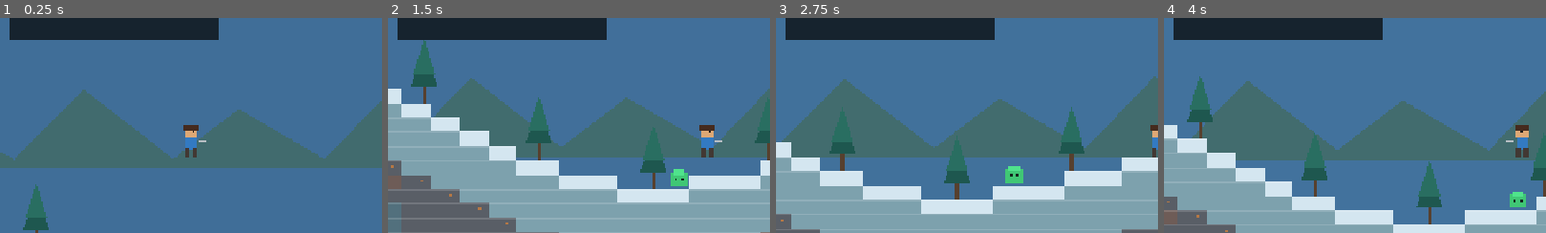
Above: before the commit, frames 1-4 (left to right).
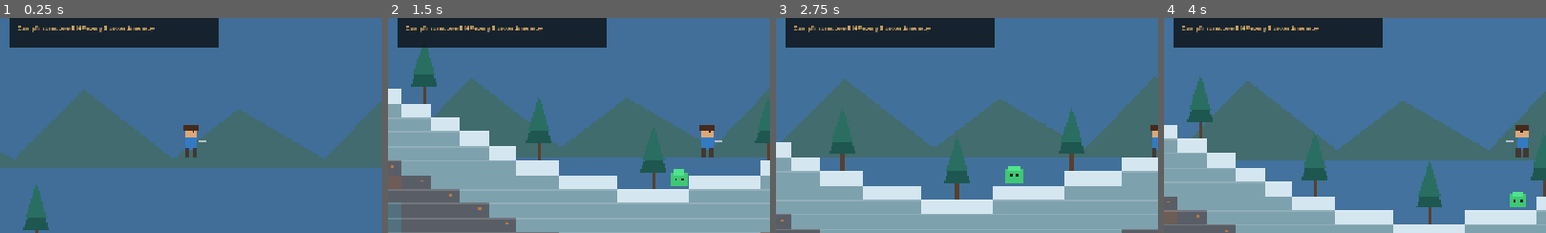
Above: after the commit, the same moments.

Repository: filesgloom-png/DEEPWILD-Shattered-Lands
Game: Godot game, scene res://scenes/main.tscn
The game is run twice, just before and just after one commit, with the same random seed, the same clock (stepped at 60 frames per second) and the same inputs.
Inputs (mouse positions are % of the whole screen's width and height, from its top left):
- Up to frame 1 (0.25 s): no input
- Up to frame 2 (1.5 s): tap Enter (ui_accept) at 0.5, 0.77 s; move the mouse to (72, 45) at 0.52 s; hold Right (ui_right) 0.53-1.25 s; hold E 0.53-1.25 s; click (72, 45) at 0.67 s; drag from (30, 55) to (45, 70) at 1.27 s
- Up to frame 3 (2.75 s): move the mouse to (60, 28) at 2.02 s; hold Right (ui_right) from 2.03 s (still down); tap X at 2.1 s
- Up to frame 4 (4 s): release Right (ui_right) at 2.75 s; drag from (45, 70) to (20, 35) at 2.77 s; move the mouse to (80, 65) at 3.52 s; hold Left (ui_left) from 3.53 s (still down); tap F at 3.6 s; tap Enter (ui_accept) at 3.77 s
The pictures show only the part of the screen within x 0-50%, y 18-68%; the shares and areas given below are measured in that part.

The runs differ from the first frame. In frame 1, 2.3% of the frame differs, in the area x 2-58%, y 3-14%; in frame 2, 2.3%; in frame 3, 2.3%; in frame 4, 2.3%.

Commit message:
Add campfire resting and health recovery

Diff:
--- a/scripts/main.gd
+++ b/scripts/main.gd
@@ -39,6 +39,7 @@
 var world_seed := 0
 var player_respawn := Vector2(320.0, 240.0)
 var checkpoint_tile := -1
+var campfire_heal_timer := 0.0
 
 func _ready() -> void:
 	randomize()
@@ -64,6 +65,7 @@
 		_save_world()
 	_update_player(delta)
 	_update_slimes(delta)
+	_update_campfire_rest(delta)
 	if mine_requested:
 		_mine_block()
 		mine_requested = false
@@ -387,6 +389,27 @@
 		message = "Plank placed"
 		message_timer = 1.5
 	message_timer = maxf(message_timer, 1.5)
+
+func _update_campfire_rest(delta: float) -> void:
+	if health >= 100:
+		campfire_heal_timer = 0.0
+		return
+	var player_tile: int = int(floor(player.x / TILE))
+	var near_fire := false
+	for offset in range(-2, 3):
+		var object_kind: String = str(placed_objects.get(str(player_tile + offset), ""))
+		if object_kind == "Campfire" and absf(float(offset) * TILE) <= 48.0:
+			near_fire = true
+			break
+	if not near_fire:
+		campfire_heal_timer = 0.0
+		return
+	campfire_heal_timer += delta
+	if campfire_heal_timer >= 3.0:
+		campfire_heal_timer = 0.0
+		health = mini(100, health + 5)
+		message = "Resting by campfire: +5 HP"
+		message_timer = 1.4
 
 func _set_checkpoint() -> void:
 	var tile_x: int = clampi(int(floor(player.x / TILE)), 0, WORLD_WIDTH - 1)
@@ -567,7 +590,7 @@
 		draw_rect(Rect2(p.x + 4, p.y - 5, 4, 5), Color(0.08, 0.15, 0.12))
 
 func _draw_hud(size: Vector2) -> void:
-	draw_rect(Rect2(16, 16, 350, 150), Color(0.055, 0.08, 0.10, 0.84))
+	draw_rect(Rect2(16, 16, 350, 164), Color(0.055, 0.08, 0.10, 0.84))
 	draw_string(ThemeDB.fallback_font, Vector2(30, 42), "DEEPWILD", HORIZONTAL_ALIGNMENT_LEFT, -1, 22, Color(0.91, 0.83, 0.57))
 	draw_string(ThemeDB.fallback_font, Vector2(30, 65), "HP", HORIZONTAL_ALIGNMENT_LEFT, -1, 14, Color.WHITE)
 	draw_rect(Rect2(62, 52, 150, 15), Color(0.28, 0.15, 0.16))
@@ -575,6 +598,7 @@
 	draw_string(ThemeDB.fallback_font, Vector2(30, 91), "WOOD %d STONE %d COPPER %d" % [inventory["Wood"], inventory["Stone"], inventory["Copper"]], HORIZONTAL_ALIGNMENT_LEFT, -1, 12, Color(0.88, 0.90, 0.82))
 	draw_string(ThemeDB.fallback_font, Vector2(30, 108), "DIRT %d SAND %d SNOW %d TORCH %d" % [inventory["Dirt"], inventory["Sand"], inventory["Snow"], inventory["Torch"]], HORIZONTAL_ALIGNMENT_LEFT, -1, 11, Color(0.88, 0.90, 0.82))
 	draw_string(ThemeDB.fallback_font, Vector2(30, 126), "PLANKS %d  CAMPFIRE %d  ESSENCE %d" % [inventory["Planks"], inventory["Campfire"], inventory["Wild Essence"]], HORIZONTAL_ALIGNMENT_LEFT, -1, 11, Color(0.88, 0.90, 0.82))
+	draw_string(ThemeDB.fallback_font, Vector2(30, 151), "Campfires restore 5 HP every 3 seconds nearby", HORIZONTAL_ALIGNMENT_LEFT, -1, 10, Color(0.98, 0.75, 0.42))
 	draw_string(ThemeDB.fallback_font, Vector2(size.x - 18, 49), "RECIPE: " + RECIPES[craft_recipe_index].to_upper(), HORIZONTAL_ALIGNMENT_RIGHT, -1, 12, Color(1.0, 0.91, 0.69))
 	draw_string(ThemeDB.fallback_font, Vector2(size.x - 18, 28), "DAY %d  •  %s" % [day_count, biome_at(int(player.x / TILE)).to_upper()], HORIZONTAL_ALIGNMENT_RIGHT, -1, 14, Color.WHITE)
 	if message_timer > 0.0:
